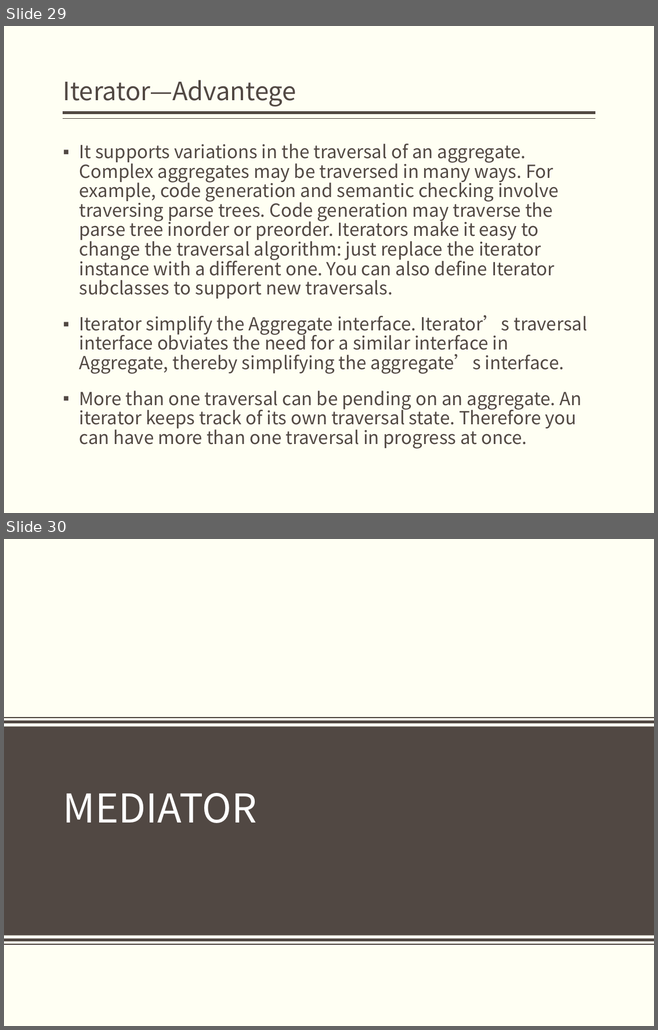
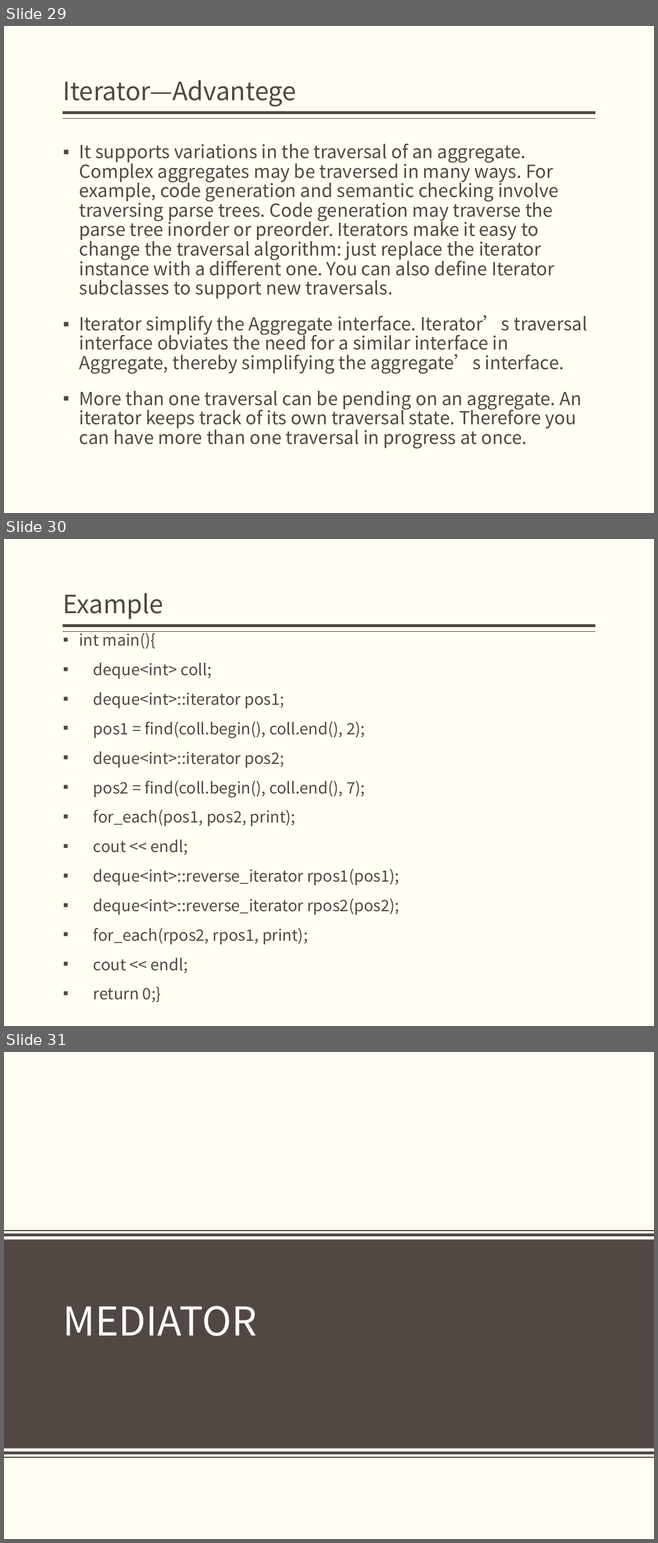
Before and after one commit to bonkboykz/jz81.github.io, a slide deck: course/sa/LectureNotes/(Spring2018)Lecture8.pptx. Shown one above the other, each under a label of ours: slides 29 and 30 before the commit, slides 29, 30 and 31 after it. The pictures are 658x1030 and 658x1543 pixels, drawn with LibreOffice and Linux fonts; fonts in the diff are those of the drawing; background and template pictures are left out. Boxes give left, top, right and bottom in pixels: in the first picture for what was removed or moved away, otherwise in the second. Text is boxed around its words. In the diff, an @@ line names an element or a change of style, - is before the commit and + after.

```diff
--- a/course/sa/LectureNotes/(Spring2018)Lecture8.pptx
+++ b/course/sa/LectureNotes/(Spring2018)Lecture8.pptx
@@ slide 30 added at [4,539,654,1026], background #FFFFF3; not listed: 2 template elements that a slide beside it also shows @@
@@ title added at [63,593,164,619], 28 pt, text #514843 @@
+Example
@@ text added at [79,631,399,1002], 17.5 pt, text #514843 @@
+▪ int main(){
+▪ deque<int> coll;
+▪ deque<int>::iterator pos1;
+▪ pos1 = find(coll.begin(), coll.end(), 2);
+▪ deque<int>::iterator pos2;
+▪ pos2 = find(coll.begin(), coll.end(), 7);
+▪ for_each(pos1, pos2, print);
+▪ cout << endl;
+▪ deque<int>::reverse_iterator rpos1(pos1);
+▪ deque<int>::reverse_iterator rpos2(pos2);
+▪ for_each(rpos2, rpos1, print);
+▪ cout << endl;
+▪ return 0;}
@@ what was slide 30 is now slide 31 @@
```
Also in this commit, not shown: 1 slide changed, 1 other file.
